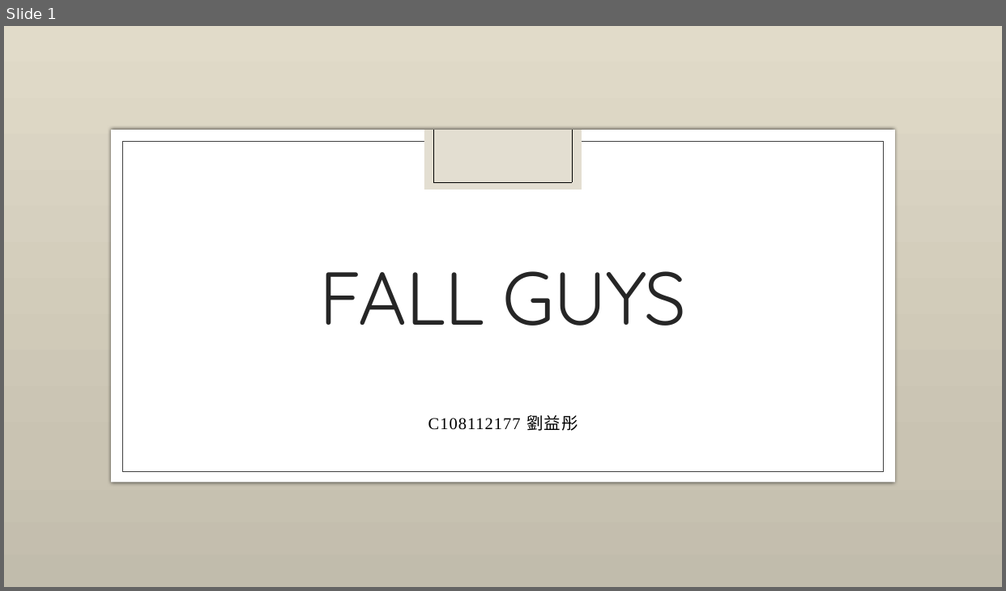
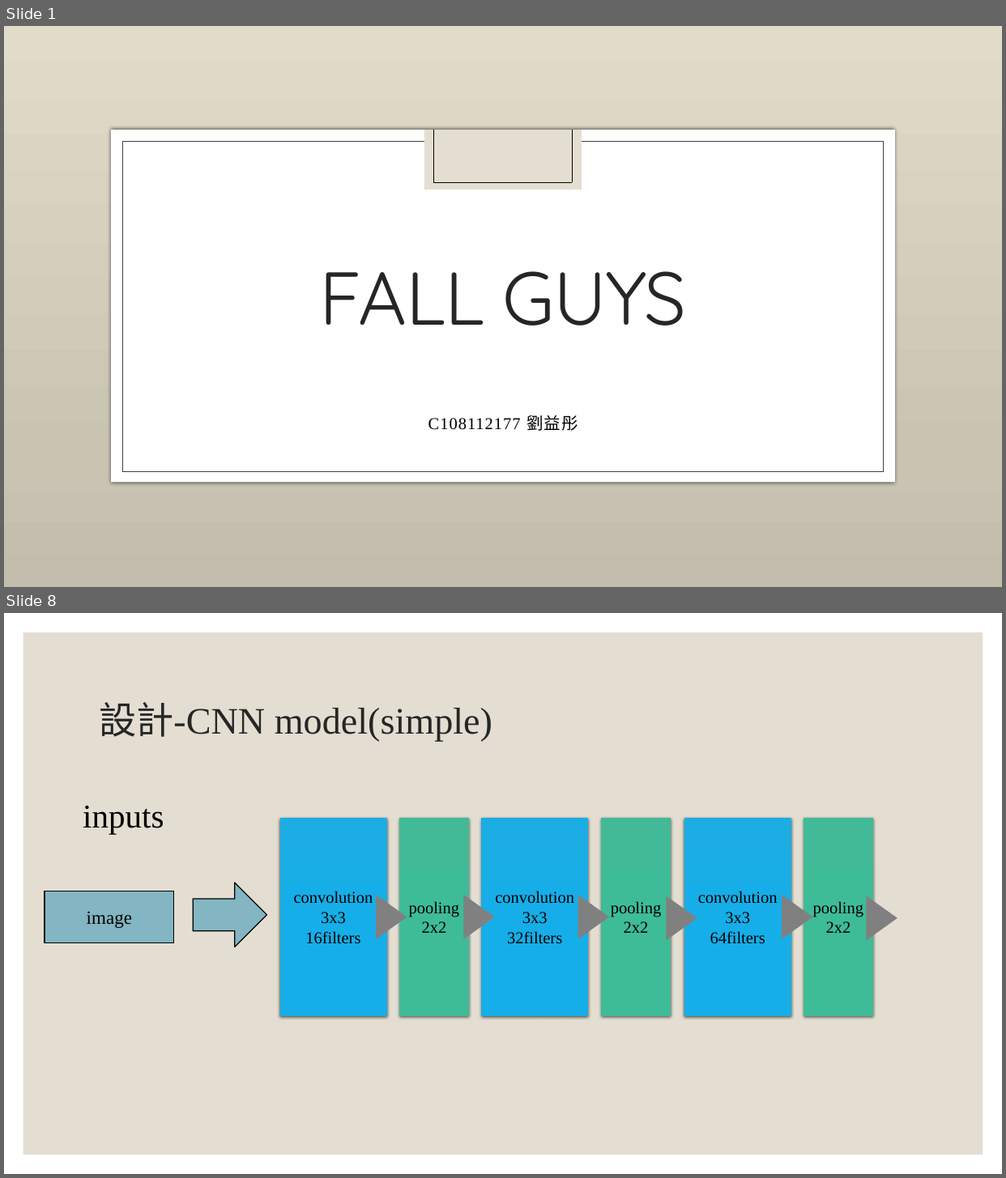
Before and after one commit to San-Zero/ML_homework, a slide deck: Fall-guys-ML.pptx. Shown one above the other, each under a label of ours: slide 1 before the commit, slides 1 and 8 after it; the slides between them are not shown. The pictures are 1006x591 and 1006x1178 pixels, drawn with LibreOffice and Linux fonts; fonts in the diff are those of the drawing; background and template pictures are left out. Boxes give left, top, right and bottom in pixels: in the first picture for what was removed or moved away, otherwise in the second. Text is boxed around its words. In the diff, an @@ line names an element or a change of style, - is before the commit and + after.

Commit message:
update ppt
more detail for the block breakdown and CNN model

```diff
--- a/Fall-guys-ML.pptx
+++ b/Fall-guys-ML.pptx
@@ slide 8 added at [4, 613, 1002, 1174], background #FFFFFF @@
@@ rectangle added at [23, 632, 983, 1155], fill #E3DED1 @@
@@ title added at [99, 702, 492, 741], 36 pt, text #262626 @@
+設計-CNN model(simple)
@@ text added at [83, 806, 164, 834], 32 pt, text #000000 @@
+inputs
@@ rectangle added at [44, 891, 174, 943], fill #83B5C2, outline #000000 1 pt, 18 pt, text #000000 @@
+image
@@ down arrow added at [193, 883, 267, 948], fill #83B5C2, outline #000000 1 pt @@
@@ group added at [280, 818, 897, 1016]: 6 rectangles, 6 flow chart extracts @@
+convolution
+3x3
+16filters
+convolution
+3x3
+32filters
+convolution
+3x3
+64filters
+pooling
+2x2
+pooling
+2x2
+pooling
+2x2
```
Also in this commit, not shown: 3 slides changed, 8 other slides added, 3 slides removed.
